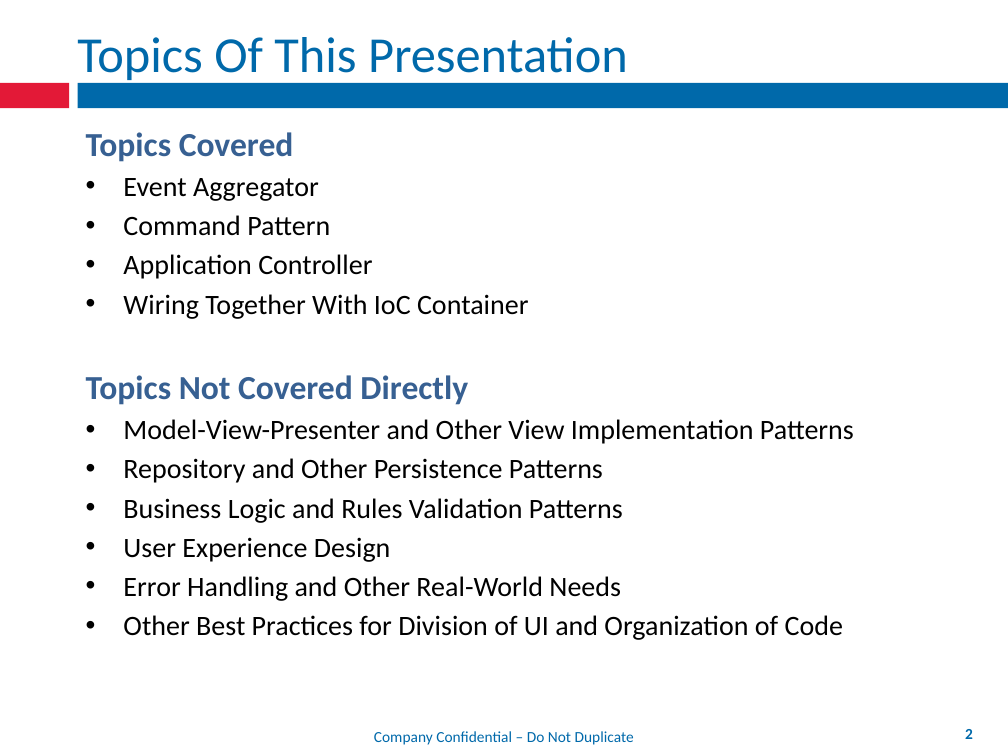
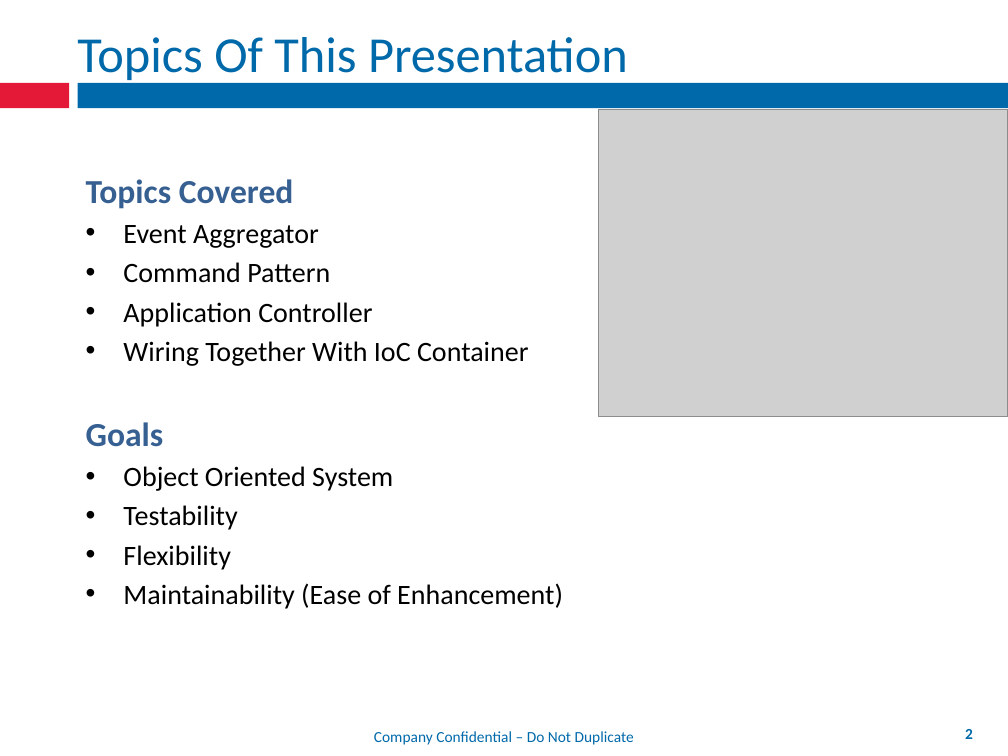
Before and after one commit to mxriverlynn/presentations-and-training, a slide deck: slide 2 of Decoupling Workflow With App Controler/Decoupling Workflow From Forms.pptx. Drawn at 1008x756 pixels with LibreOffice and Linux fonts; fonts in the diff are those of the drawing; grey boxes stand for pictures; background and template pictures are left out. Boxes give left, top, right and bottom in pixels: in the first picture for what was removed or moved away, otherwise in the second. Text is boxed around its words. In the diff, an @@ line names an element or a change of style, - is before the commit and + after.

Commit message:
adding additional broken out views of the screen mocks. continuing work on the slides - added object oriented principles slides, basic overview of the sample org chart softare, and started on 'v1' of the 'bad' code slides

```diff
--- a/Decoupling Workflow With App Controler/Decoupling Workflow From Forms.pptx
+++ b/Decoupling Workflow With App Controler/Decoupling Workflow From Forms.pptx
@@ picture added at (598, 109, 1008, 416) @@
@@ text at (86, 422, 563, 609): text changed @@
-Topics Not Covered Directly
-• Model-View-Presenter and Other View Implementation Patterns
-• Repository and Other Persistence Patterns
-• Business Logic and Rules Validation Patterns
-• User Experience Design
-• Error Handling and Other Real-World Needs
-• Other Best Practices for Division of UI and Organization of Code
+Goals
+• Object Oriented System
+• Testability
+• Flexibility
+• Maintainability (Ease of Enhancement)
```
Also in this commit, not shown: 8 slides added, 5 slides removed, 5 other files.
